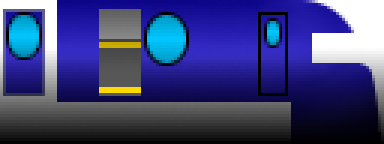
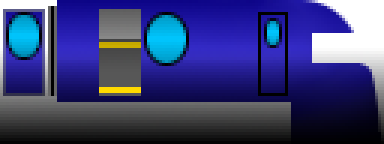
Two versions of the same layered image (384px x 144px). Layer-by-layer changes:
added layer "connector" above "Body" over [48, 6, 57, 96]
